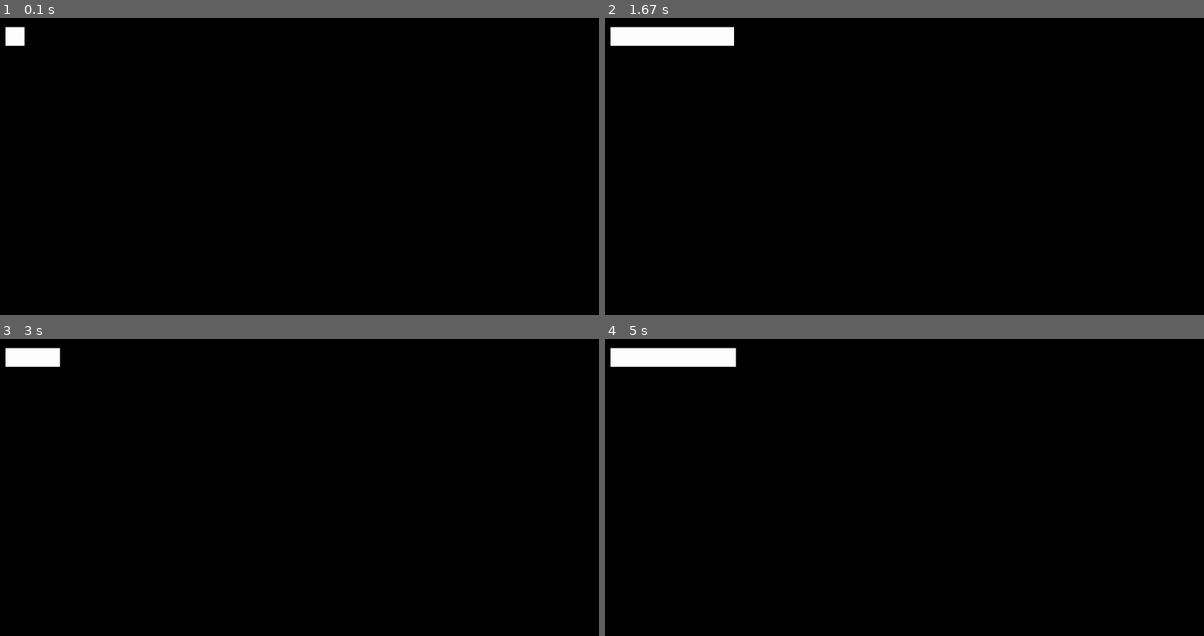
Above: before the commit, frames 1-4 (two rows, left to right).
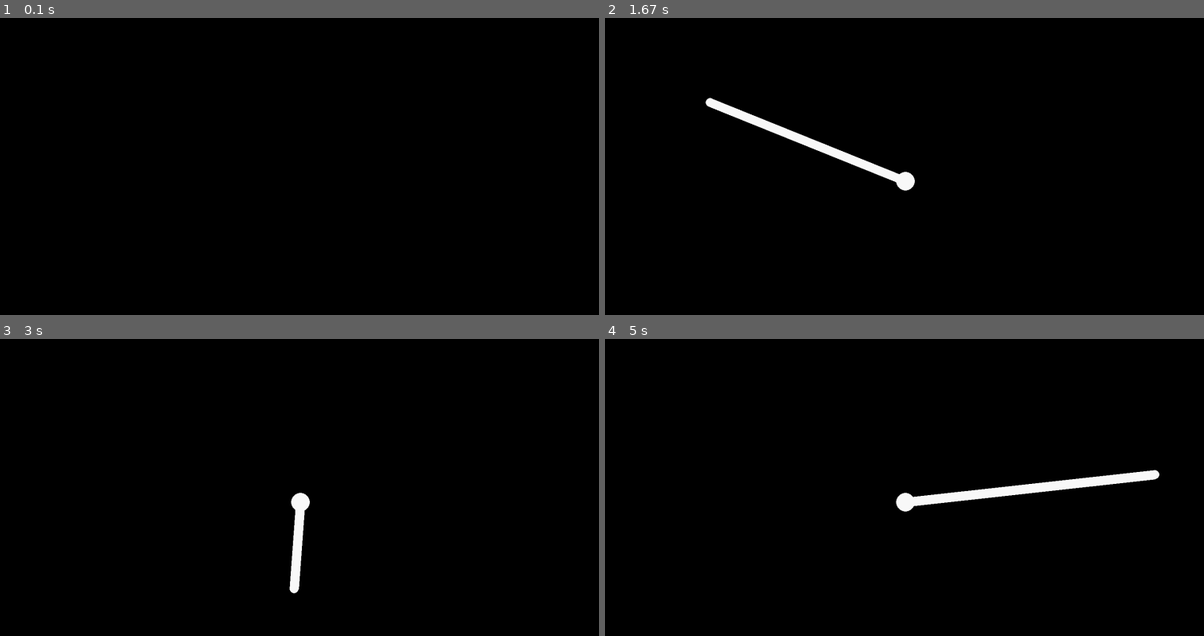
Above: after the commit, the same moments.

Repository: juberr/pygame
Game: pygame game, started from gamin.py
The game is run twice, just before and just after one commit, with the same random seed, the same clock (stepped at 60 frames per second) and the same inputs.
Inputs (mouse positions are in pixels of both pictures, inside the frame that each line leads up to):
- Up to frame 1 (0.1 s): no input
- Up to frame 2 (1.67 s): press the mouse at (904, 181) at 0.37 s; move the mouse to (1036, 166) at 0.47 s; release the mouse at (1162, 151) at 0.6 s; hold D 0.67-1.13 s; move the mouse to (934, 190) at 0.7 s; hold D 1.17-1.63 s; move the mouse to (712, 101) at 1.2 s
- Up to frame 3 (3 s): hold A 1.67-2.2 s; move the mouse to (587, 627) at 1.7 s; hold A 2.23-2.63 s; move the mouse to (341, 347) at 2.27 s; hold D from 2.67 s (still down); move the mouse to (293, 588) at 2.7 s
- Up to frame 4 (5 s): release D at 3.3 s; hold A 3.33-3.8 s; move the mouse to (910, 416) at 3.37 s; hold D 3.83-4.3 s; move the mouse to (832, 401) at 3.87 s; hold D 4.33-4.8 s; move the mouse to (1120, 448) at 4.37 s; hold A from 4.83 s (still down); move the mouse to (1156, 475) at 4.87 s

The runs differ from the first frame. In frame 1, 0.2% of the frame differs, in the area x 0-5%, y 2-10%; in frame 2, 2.6%; in frame 3, 1.2%; in frame 4, 2.9%, in the area x 0-93%, y 2-59%.

Commit message:
added functionality to class and game logci

Diff:
--- a/game_objs.py
+++ b/game_objs.py
@@ -2,20 +2,20 @@
 
 class Line:
 
-    def __init__(self, screen, colour, start, end, width):
-        self.start = start
-        self.end = end
-        self.colour = colour
+    def __init__(self, screen, width):
+        self.start = pygame.mouse.get_pos()
+        self.colour = [250, 250, 250]
         self.screen = screen
         self.width = width
-        self.line = pygame.draw.line(self.screen, self.colour, self.start, self.end, self.width)
+        self.cursor = None
+
+    def begin(self):
+        pygame.draw.circle(self.screen, self.colour, self.start, self.width)
 
 
-    def horiz_move(self, vel):
+    def draw(self):
 
-        # add or remove distance to end of line
-        self.end[0] += vel
+        curr_mouse_pos = pygame.mouse.get_pos()
 
-        # if line has no length arbitrarily add one to end, removes visual bug
-        if self.end == self.start:
-            self.end[0] += 1
+        pygame.draw.line(self.screen, self.colour, self.start, curr_mouse_pos, self.width)
+        pygame.draw.circle(self.screen, self.colour, curr_mouse_pos, self.width/2)
--- a/gamin.py
+++ b/gamin.py
@@ -12,35 +12,32 @@
 speed = [2, 2]
 black = 0, 0, 0
 screen = pygame.display.set_mode(size)
+white = (250, 250, 250)
 
+# global drawing variable, remove later
 
-# initialize line attributes
-white = (255,255,255)
-black = (0,0,0)
-start = [100, 200]
-end = [150,200]
-
+drawing = False
 
 while 1:
-
-   line = Line(screen,white,start,end, 50)
 
    for event in pygame.event.get():
       if event.type == pygame.QUIT: sys.exit()
 
    # Handling input
 
-   keys = pygame.key.get_pressed()
+   mouse = pygame.mouse.get_pressed(num_buttons = 3)
 
-   if keys[pygame.K_d]:
-      line.horiz_move(5)
-      print(line.end, line.start)
+   if mouse[0] == 1:
+      if not drawing:
+         line = Line(screen, 25)
+         drawing = True
 
+   if mouse[2] == 1:
+      drawing = False
 
-   if keys[pygame.K_a]:
-      line.horiz_move(-5)
-      print(line.end, line.start)
-
+   if drawing:
+      line.begin()
+      line.draw()
 
 
 
